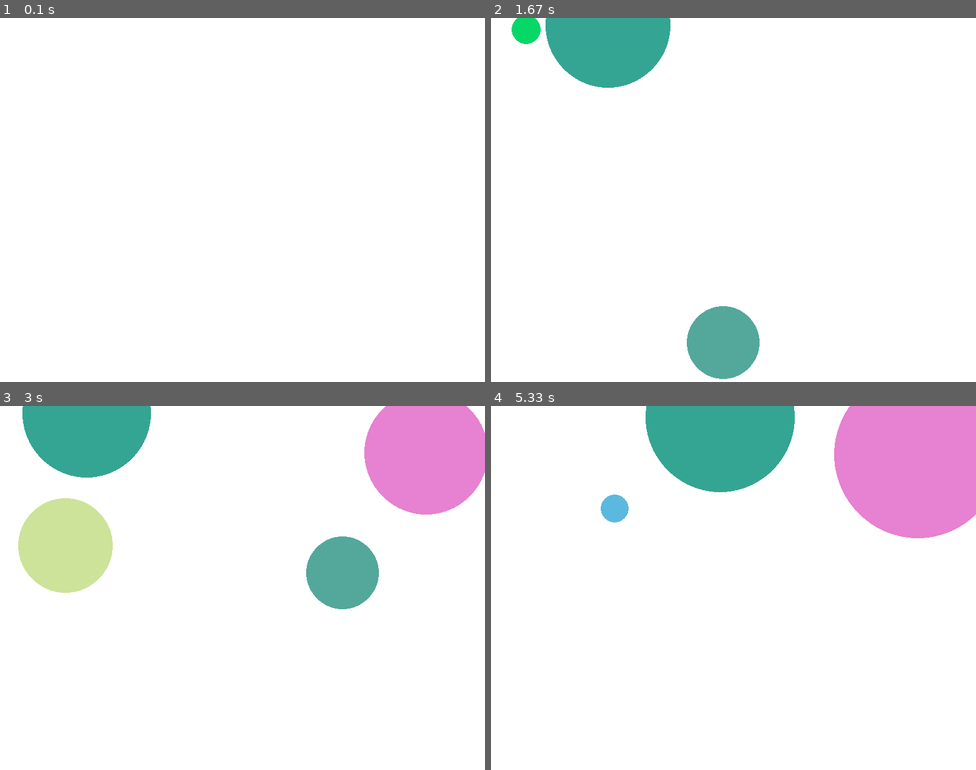
Above: before the commit, frames 1-4 (two rows, left to right).
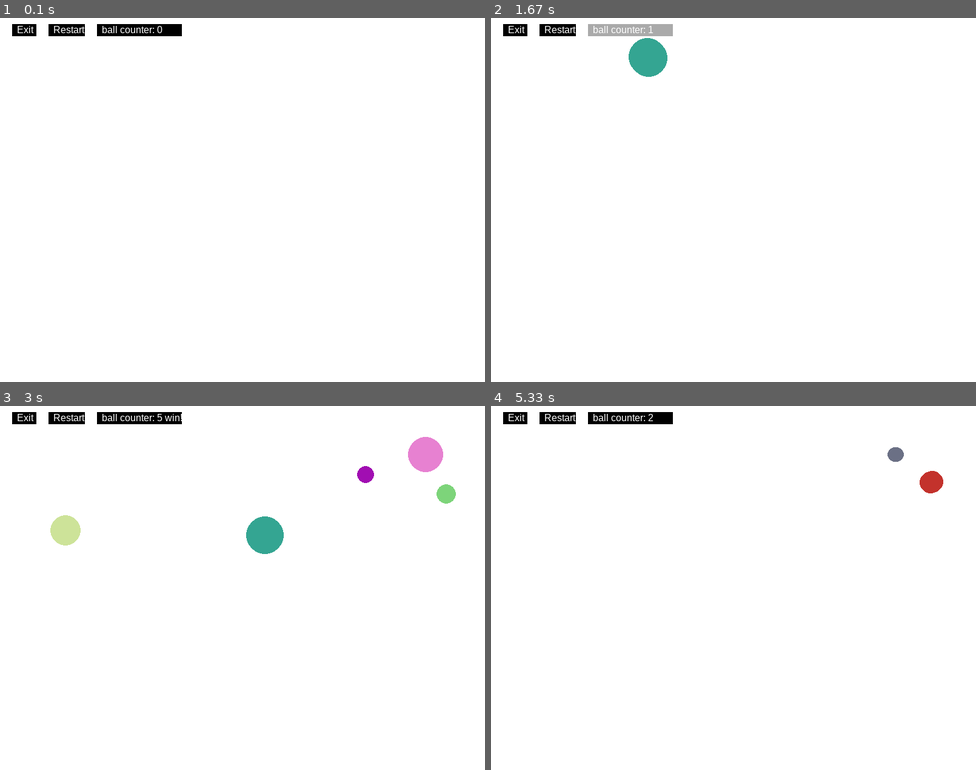
Above: after the commit, the same moments.

Repository: Roger-Sh/Python100Days
Game: pygame game, started from LearnPython100Days/Day01-15_basic/day10_GUI_game/ball_main.py
The game is run twice, just before and just after one commit, with the same random seed, the same clock (stepped at 60 frames per second) and the same inputs.
Inputs (mouse positions are in pixels of both pictures, inside the frame that each line leads up to):
- Up to frame 1 (0.1 s): no input
- Up to frame 2 (1.67 s): press the mouse at (617, 203) at 0.37 s; move the mouse to (699, 243) at 0.47 s; release the mouse at (782, 280) at 0.6 s; click (558, 28) at 0.72 s, where only the run after the commit has a clickable "Restart"; click (621, 28) at 1.05 s, where only the run after the commit has a clickable "ball counter: 0"; click (621, 28) at 1.38 s, where only the run after the commit has a clickable "ball counter: 1"
- Up to frame 3 (3 s): press the mouse at (126, 591) at 1.7 s; move the mouse to (194, 580) at 1.8 s; release the mouse at (261, 573) at 1.93 s; click (426, 453) at 2.05 s; press the mouse at (426, 453) at 2.37 s; move the mouse to (417, 518) at 2.47 s; release the mouse at (412, 584) at 2.6 s; press the mouse at (426, 453) at 2.7 s; move the mouse to (354, 511) at 2.8 s; release the mouse at (281, 566) at 2.93 s
- Up to frame 4 (5.33 s): click (631, 416) at 3.05 s, where only the run after the commit has a clickable "ball counter: 5 win!"; press the mouse at (917, 453) at 3.37 s; move the mouse to (898, 588) at 3.47 s; release the mouse at (879, 719) at 3.6 s; click (558, 416) at 4.55 s, where only the run after the commit has a clickable "Restart"; press the mouse at (917, 453) at 4.87 s; move the mouse to (898, 497) at 4.97 s; release the mouse at (879, 540) at 5.1 s; press the mouse at (917, 453) at 5.2 s; move the mouse to (864, 584) at 5.3 s

The runs differ from the first frame. In frame 1, 0.9% of the frame differs, in the area x 2-38%, y 1-5%; in frame 2, 6.4%; in frame 3, 17%, in the area x 2-100%, y 0-56%; in frame 4, 16%.

Commit message:
pygame ball

Diff:
--- a/LearnPython100Days/Day01-15_basic/day10_GUI_game/ball.py
+++ b/LearnPython100Days/Day01-15_basic/day10_GUI_game/ball.py
@@ -33,9 +33,20 @@
         # 判断边缘，若超出边缘，则反方向弹回
         if self.x - self.radius <= 0 or \
                 self.x + self.radius >= screen.get_width():
+            # 解决球在边缘无法挣脱的bug
+            if self.x - self.radius <= 0:
+                self.x = self.radius
+            else:
+                self.x = screen.get_width() - self.radius
+            # 设置速度为反方向
             self.sx = -self.sx
         if self.y - self.radius <= 0 or \
                 self.y + self.radius >= screen.get_height():
+            # 解决球在边缘无法挣脱的bug
+            if self.y - self.radius <= 0:
+                self.y = self.radius
+            else:
+                self.y = screen.get_height() - self.radius
             self.sy = -self.sy
 
     def eat(self, other):
@@ -49,14 +60,16 @@
             if distance < self.radius + other.radius \
                     and self.radius > other.radius:
                 other.alive = False
-                self.radius = self.radius + int(other.radius * 0.146)
+                self.radius = self.radius + int(other.radius * 0.1)
+
+                self.sx = -(self.sx * self.radius**2 + other.sx * other.radius**2)/(self.radius**2 + other.radius**2)
+                self.sy = -(self.sy * self.radius**2 + other.sy * other.radius**2)/(self.radius**2 + other.radius**2)
 
     def draw(self, screen):
         """在窗口上绘制球"""
         pygame.draw.circle(screen, self.color,
                            (self.x, self.y), self.radius, 0)
 
+
 if __name__ == '__main__':
-
-    print('ball package ')
-    ball = Ball(1, 2, 10, 0, 0)
+    pass
--- a/LearnPython100Days/Day01-15_basic/day10_GUI_game/ball_main.py
+++ b/LearnPython100Days/Day01-15_basic/day10_GUI_game/ball_main.py
@@ -3,18 +3,78 @@
 
 import ball as ba
 import color as co
+import button as bu
+
+
+def ball_check(balls, screen):
+    # print or remove balls
+    for ball in balls:
+        if ball.alive:
+            ball.draw(screen)
+        else:
+            balls.remove(ball)
+
+    return balls
+
+
+def ball_move(balls, screen):
+    # change ball position per 10ms
+    pygame.time.delay(10)
+    for ball in balls:
+        ball.move(screen)
+        # check this ball can eat other ball or not
+        for other in balls:
+            ball.eat(other)
+
+    return balls
 
 def main():
     # container for all balls
     balls = []
+
+    # win_flag
+    win_flag = False
 
     # init pygame
     pygame.init()
 
     # init screen
     screen = pygame.display.set_mode((800, 600))
+    screen_width, screen_height = screen.get_size()
+
     # title
-    pygame.display.set_caption('大球吃小球')
+    pygame.display.set_caption('big ball eats small ball')
+
+    # init button
+    # button base para
+    button_width = screen_width/20
+    button_height = button_width/2
+    button_pos_x = button_width/2
+    button_pos_y = button_height/2
+
+    # button_exit para
+    button_exit_x = button_pos_x
+    button_exit_y = button_pos_y
+    button_exit_height = button_height
+    button_exit_width = button_width
+    button_exit = bu.Button(x=button_exit_x, y=button_exit_y,
+                            height=button_exit_height, width=button_exit_width, text='Exit', )
+
+    # button_restart para
+    button_restart_x = button_pos_x + button_width + button_width/2
+    button_restart_y = button_pos_y
+    button_restart_height = button_height
+    button_restart_width = button_width*1.5
+    button_restart = bu.Button(x=button_restart_x, y=button_restart_y,
+                               height=button_restart_height, width=button_restart_width, text='Restart')
+
+    # button_counter para
+    button_counter_x = button_restart_x + button_restart_width + button_width/2
+    button_counter_y = button_pos_y
+    button_counter_height = button_height
+    button_counter_width = button_width*3.5
+    button_counter = bu.Button(x=button_counter_x, y=button_counter_y,
+                               height=button_counter_height, width=button_counter_width, text='ball counter: ')
 
     # running loop
     running = True
@@ -25,14 +85,21 @@
             if event.type == pygame.QUIT:
                 running = False
 
-            # handle mouse event
-            if event.type == pygame.MOUSEBUTTONDOWN and event.button == 1:
+            # restart event
+            if event.type == (pygame.USEREVENT + 0):
+                # check balls, draw or remove
+                balls = []
+                win_flag = False
+
+            # mouse event
+            if event.type == pygame.MOUSEBUTTONDOWN and event.button == 1 and win_flag == False:
+
                 # get mouse click position
                 x, y = event.pos
 
                 # get radius, sx, sy, color randomly
-                radius = randint(10, 100)
-                sx, sy = randint(-10, 10), randint(-10, 10)
+                radius = randint(10, 30)
+                sx, sy = randint(-3, 3), randint(-3, 3)
                 color = co.Color.random_color()
 
                 # generate a random ball in mouse click position
@@ -45,23 +112,29 @@
         screen.fill((255, 255, 255))
 
         # check balls, draw or remove
-        for ball in balls:
-            if ball.alive:
-                ball.draw(screen)
-            else:
-                balls.remove(ball)
+        balls = ball_check(balls, screen)
 
-        # screen flip
-        pygame.display.flip()
+        # check if win
+        if len(balls) >= 5:
+            button_counter.text = 'ball counter: ' + str(len(balls)) + ' win!'
+            button_counter.draw(screen)
 
-        # change ball position per 50ms
-        pygame.time.delay(50)
-        for ball in balls:
-            ball.move(screen)
+            win_flag = True
 
-            # check this ball can eat other ball or not
-            for other in balls:
-                ball.eat(other)
+        else:
+            # move balls
+            balls = ball_move(balls, screen)
+            balls = ball_check(balls, screen)
+
+            button_counter.text = 'ball counter: ' + str(len(balls))
+            button_counter.draw(screen)
+
+        # draw button
+        button_exit.draw(screen)
+        button_restart.draw(screen)
+
+        # screen update
+        pygame.display.update()
 
 
 if __name__ == '__main__':
--- /dev/null
+++ b/LearnPython100Days/Day01-15_basic/day10_GUI_game/button.py
@@ -0,0 +1,65 @@
+import pygame
+
+
+# class Button
+class Button:
+    def __init__(self, x=50, y=25, width=100, height=50, text='button', font='Arial',font_size=16):
+        # pos
+        self.x = x
+        self.y = y
+
+        # size
+        self.width = width
+        self.height = height
+
+        # text and font
+        self.text = text
+        self.font = font
+        self.font_size = font_size
+
+        # color
+        self.color = (255, 255, 255)
+        self.color_light = (170, 170, 170)
+        self.color_dark = (0, 0, 0)
+
+    def draw(self, screen):
+        # mouse pos
+        mouse_pos = pygame.mouse.get_pos()
+
+        # if mouse is hovered on a button it changes to lighter shade
+        if self.x <= mouse_pos[0] <= (self.x + self.width) and self.y <= mouse_pos[1] <= (self.y + self.height):
+            # mouse on button
+            pygame.draw.rect(screen, self.color_light, [self.x, self.y, self.width, self.height])
+            # print('on button')
+
+            # check if mouse click
+            mouse_click = pygame.mouse.get_pressed()
+            # event: exit game
+            if mouse_click[0] and self.text == 'Exit':
+                print('Game quit!')
+                ev = pygame.event.Event(pygame.QUIT)
+                pygame.event.post(ev)
+            # event: game restart
+            elif mouse_click[0] and self.text == 'Restart':
+                print('Game restart!')
+                restart_event = pygame.USEREVENT + 0    # restart event
+                ev = pygame.event.Event(restart_event)
+                pygame.event.post(ev)
+
+        else:
+            pygame.draw.rect(screen, self.color_dark, [self.x, self.y, self.width, self.height])
+            # print('not on button')
+
+        # text
+        text_font = pygame.font.SysFont(self.font, self.font_size)      # font
+        text = text_font.render(self.text, True, self.color)            # render text
+        screen.blit(text, (int(self.x + self.font_size/2), int(self.y)))
+
+    def __str__(self):
+        return 'button_Size: %d x %d, button_text: %s, button_color: %s' % (
+                self.width, self.height, self.text, self.color)
+
+
+if __name__ == '__main__':
+    button = Button()
+    print(button)
